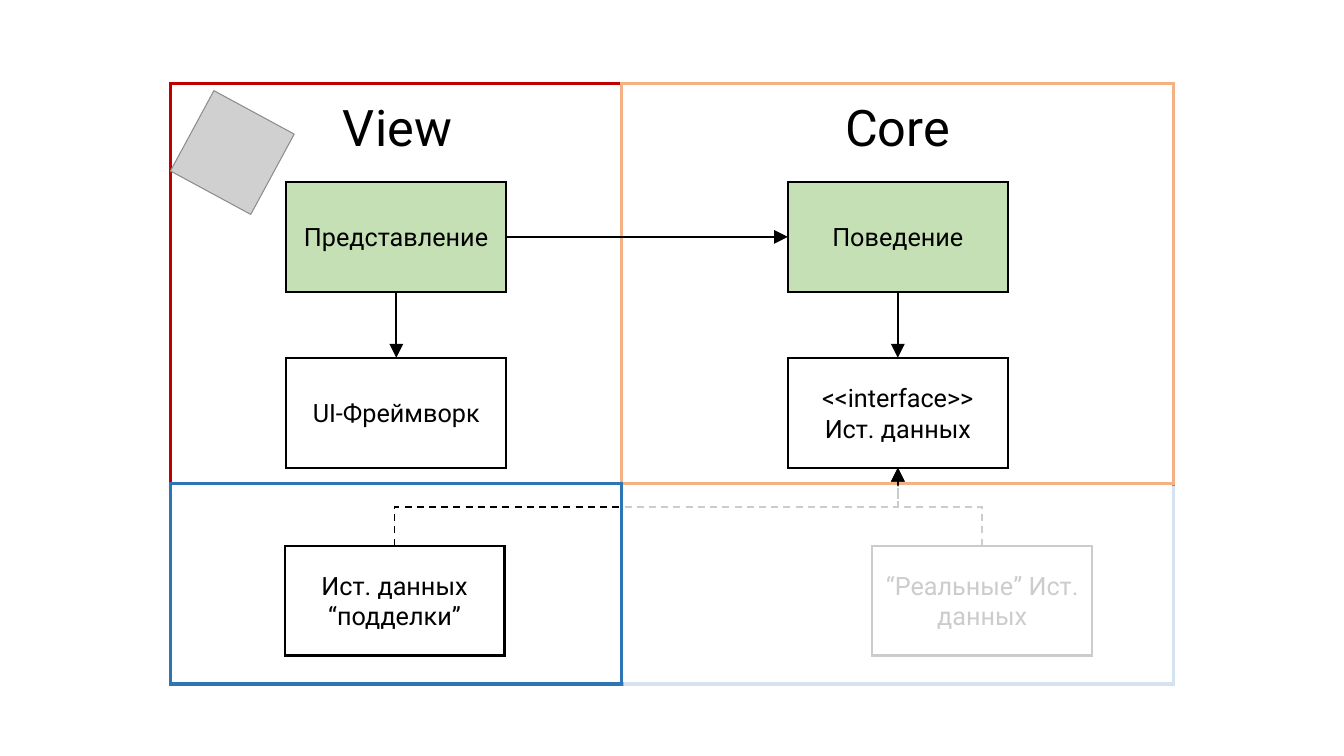
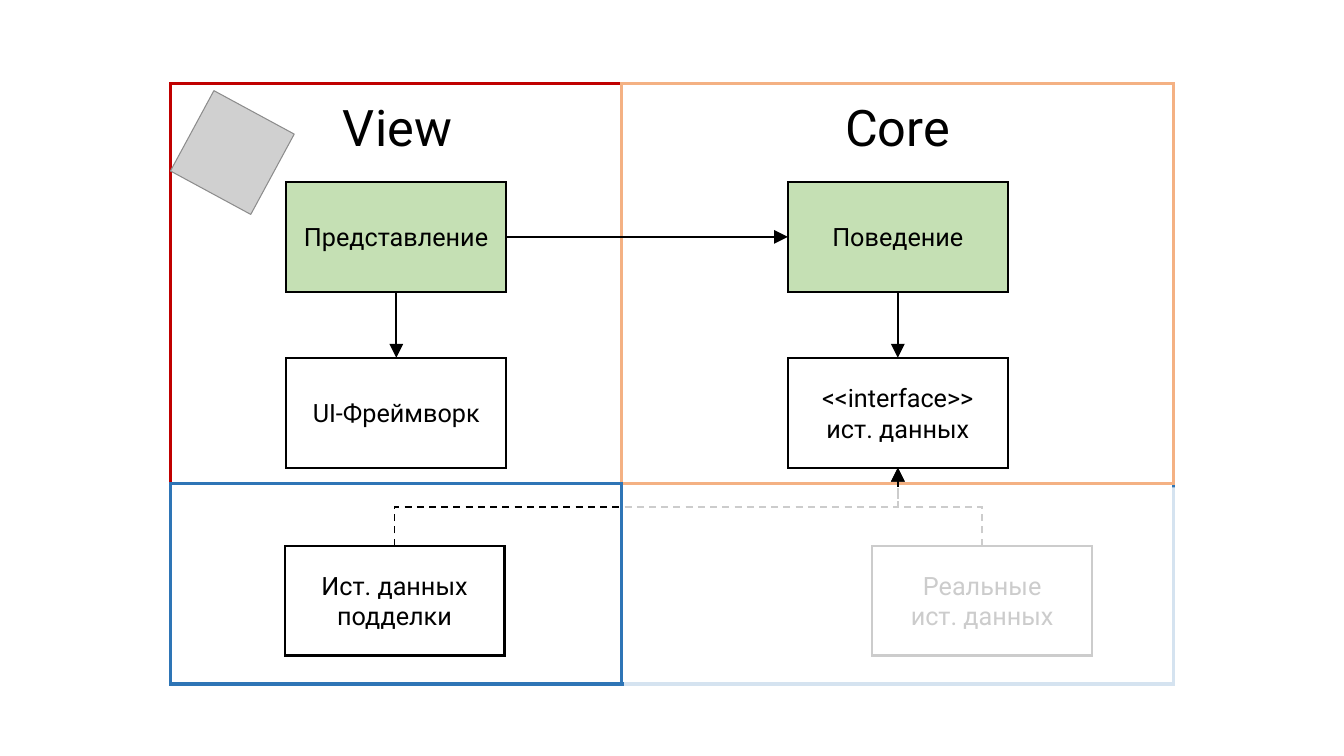
Before and after one commit to rkhaimov/brain-gym, a slide deck: slide 80 of Презентация.pptx. Drawn at 1344x756 pixels with LibreOffice and Linux fonts; fonts in the diff are those of the drawing; grey boxes stand for pictures; background and template pictures are left out. Boxes give left, top, right and bottom in pixels: in the first picture for what was removed or moved away, otherwise in the second. Text is boxed around its words. In the diff, an @@ line names an element or a change of style, - is before the commit and + after.

```diff
--- a/Презентация.pptx
+++ b/Презентация.pptx
@@ text in rectangle at bbox=[826, 424, 969, 442]: text changed @@
-Ист. данных
+ист. данных
@@ rectangle: place and size @@
-rectangle at bbox=[624, 486, 1225, 692]
+rectangle at bbox=[624, 487, 1187, 687]
@@ text in rectangle at bbox=[321, 577, 468, 629]: text changed @@
-Ист. данных “подделки”
+Ист. данных подделки
@@ text in rectangle at bbox=[911, 577, 1053, 629]: text changed @@
-“Реальные” Ист. данных
+Реальные
+ист. данных
```
Also in this commit, not shown: 49 other slides changed, 1 slide added, 1 slide removed.
